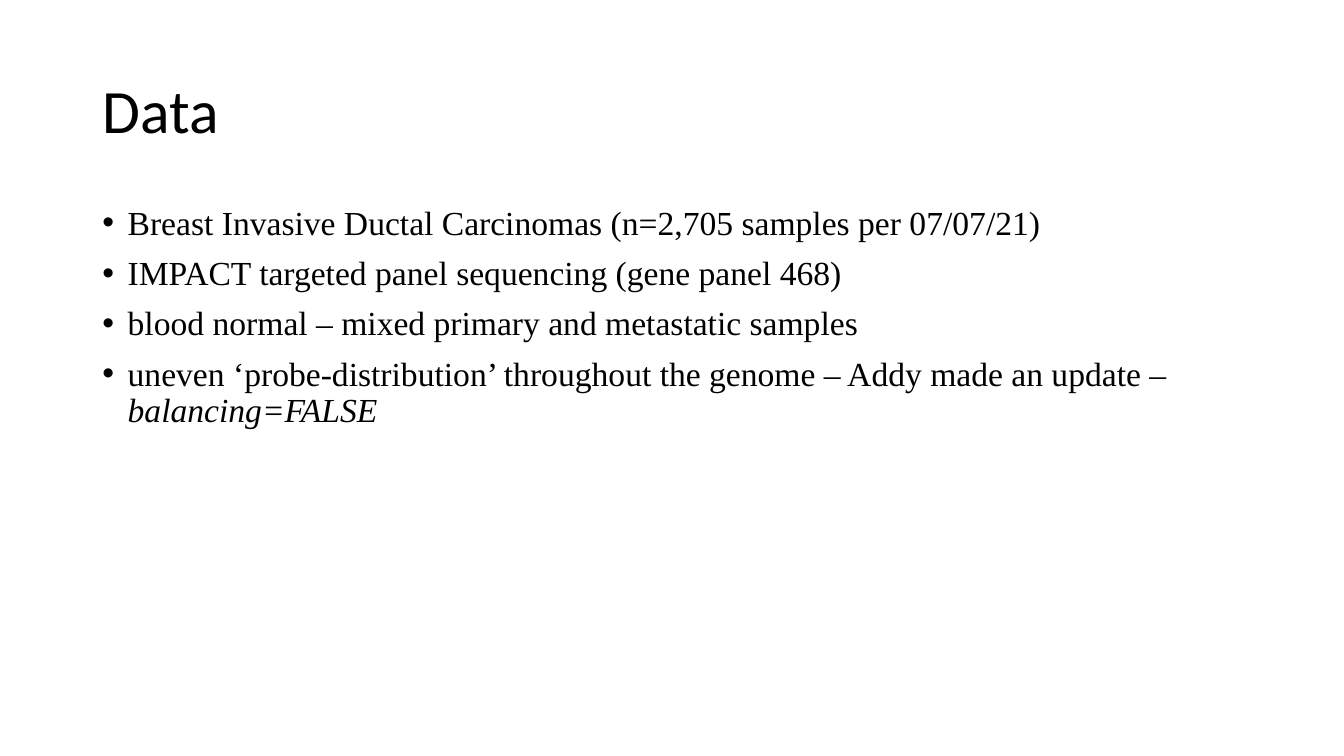
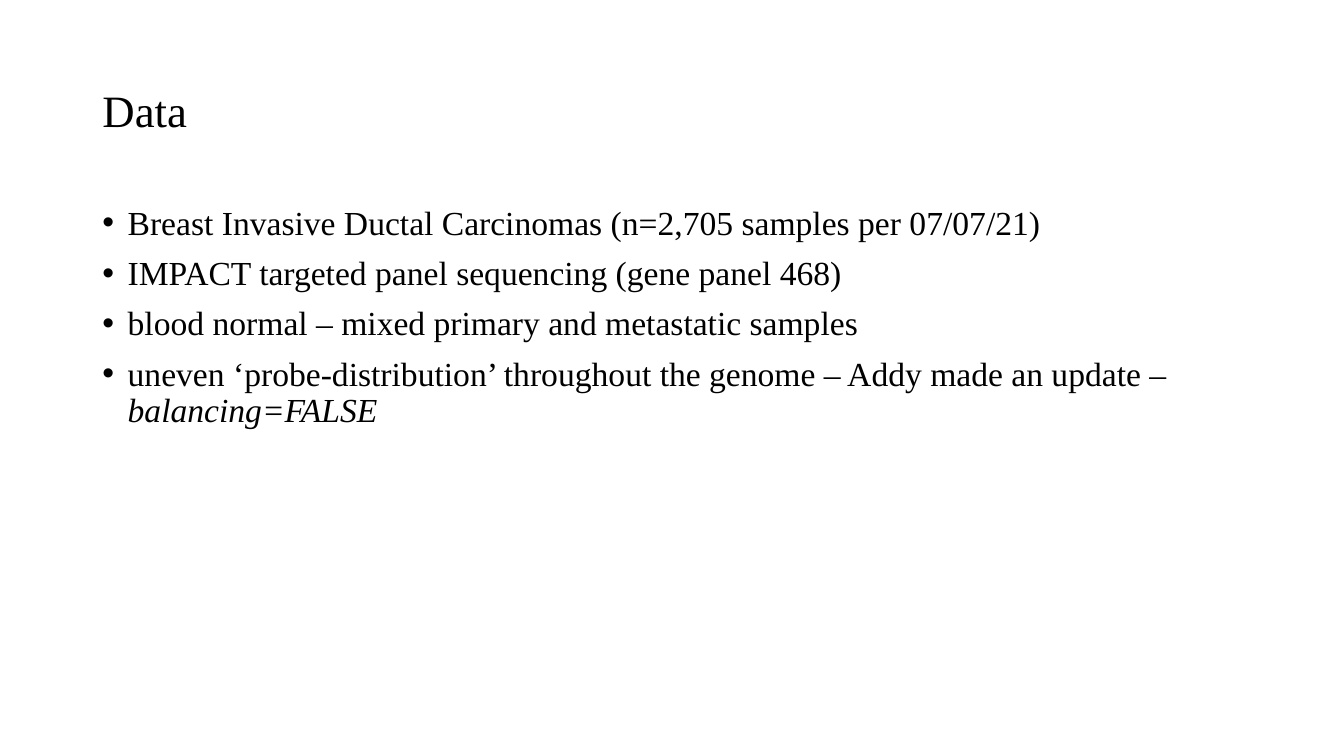
Before and after one commit to chris-kreitzer/DryClean_Facets, a slide deck: slide 2 of IMPACT_DryClean_v1.pptx. Drawn at 1344x756 pixels with LibreOffice and Linux fonts; fonts in the diff are those of the drawing. Boxes give left, top, right and bottom in pixels: in the first picture for what was removed or moved away, otherwise in the second. Text is boxed around its words. In the diff, an @@ line names an element or a change of style, - is before the commit and + after.

```diff
--- a/IMPACT_DryClean_v1.pptx
+++ b/IMPACT_DryClean_v1.pptx
@@ title "Data" at <box>102,97,186,128</box>: size 44 to 32 pt, font Calibri to Times New Roman @@
```
Also in this commit, not shown: 3 other slides changed, 3 slides added, 2 slides removed.
